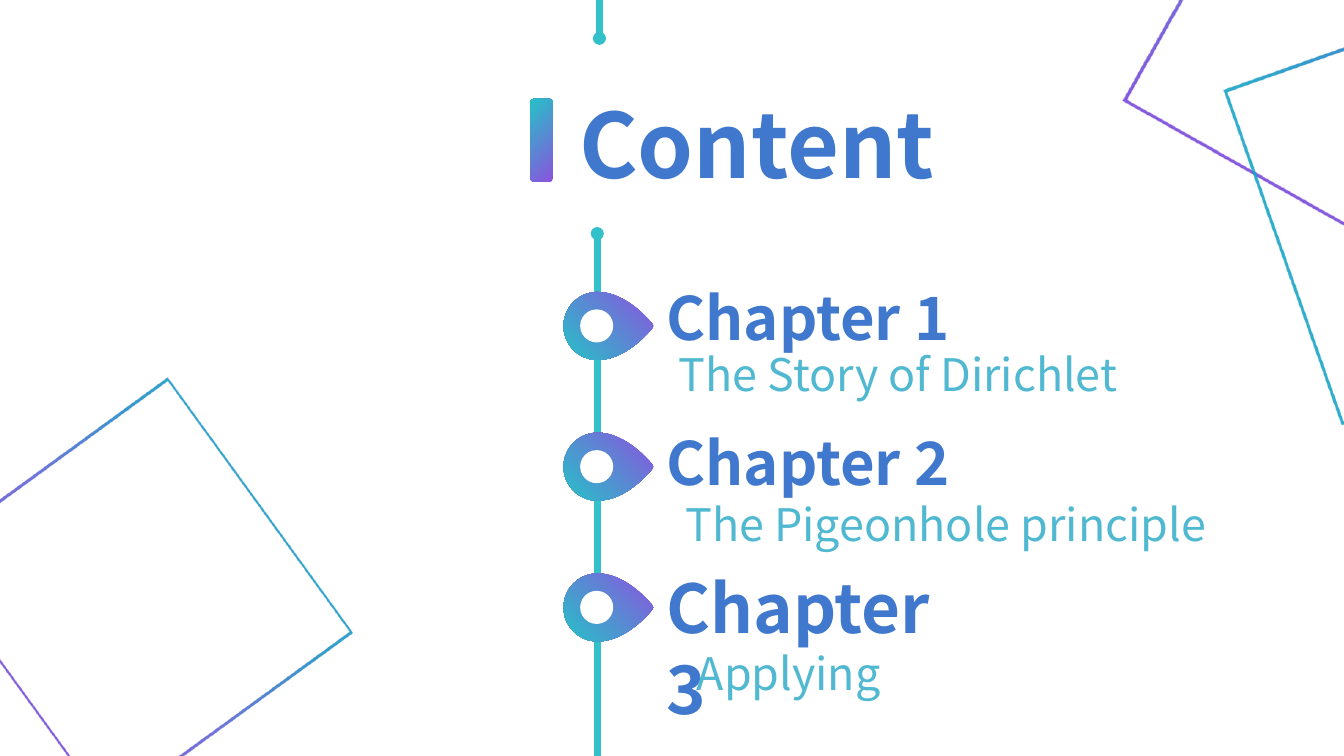
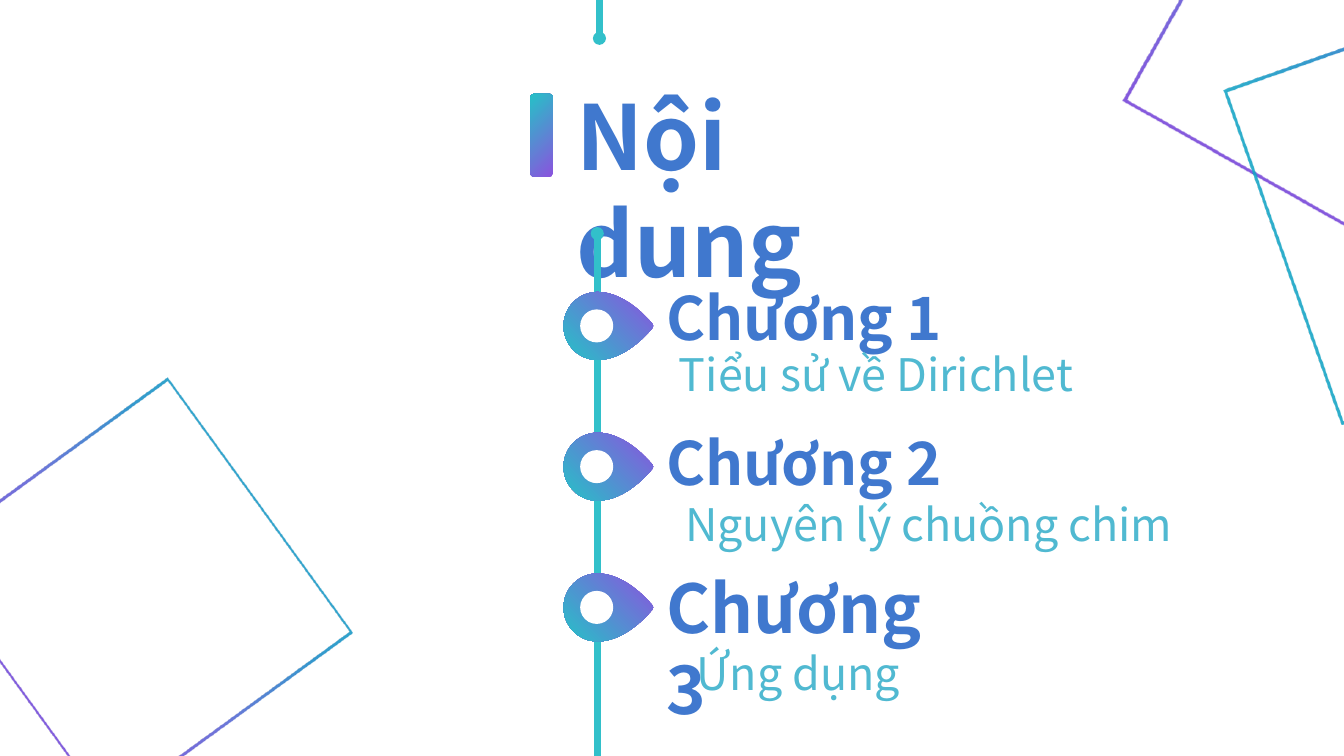
Before and after one commit to nhoxnho1212/TTToanTin, a slide deck: slide 5 of edit/demo.pptx. Drawn at 1344x756 pixels with LibreOffice and Linux fonts; fonts in the diff are those of the drawing. Boxes give left, top, right and bottom in pixels: in the first picture for what was removed or moved away, otherwise in the second. Text is boxed around its words. In the diff, an @@ line names an element or a change of style, - is before the commit and + after.

```diff
--- a/edit/demo.pptx
+++ b/edit/demo.pptx
@@ rounded rectangle: place and size @@
-rounded rectangle at <box>531,99,554,183</box>
+rounded rectangle at <box>531,94,554,177</box>
@@ text added at <box>577,94,803,300</box>, 48 pt, text #4078CE, bold @@
+Nội dung
@@ text removed at <box>579,110,934,180</box> @@
-Content
@@ text at <box>666,279,942,355</box>: text changed @@
-Chapter 1
+Chương 1
@@ text at <box>679,346,1073,392</box>: text changed @@
-The Story of Dirichlet
+Tiểu sử về Dirichlet
@@ text at <box>666,437,942,500</box>: text changed @@
-Chapter 2
+Chương 2
@@ text at <box>685,496,1172,552</box>: text changed @@
-The Pigeonhole principle
+Nguyên lý chuồng chim
@@ text at <box>666,579,921,715</box>: text changed @@
-Chapter 3
+Chương 3
@@ text at <box>697,645,900,702</box>: text changed @@
-Applying
+Ứng dụng
```
Also in this commit, not shown: 12 other slides changed, 15 slides added, 8 slides removed.
